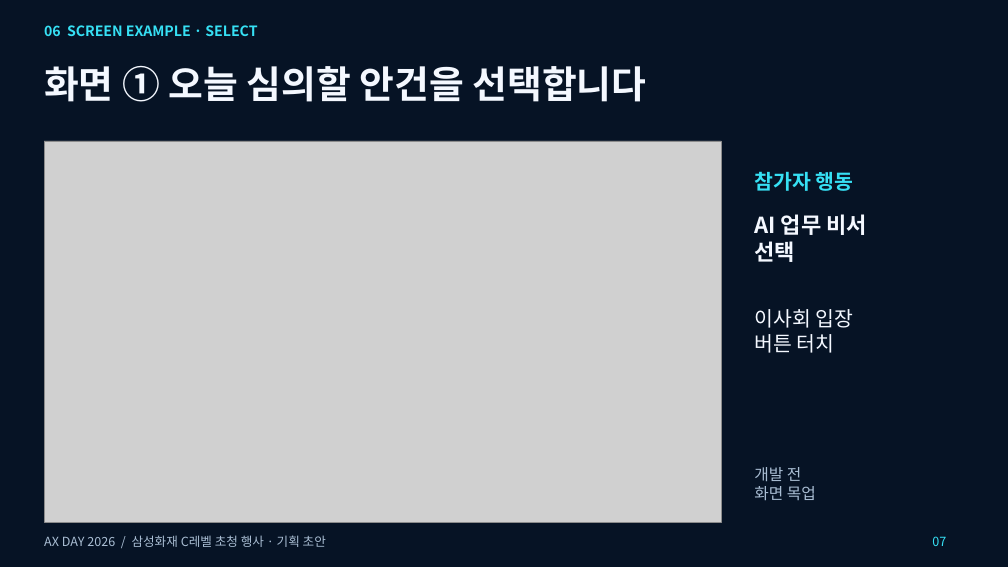
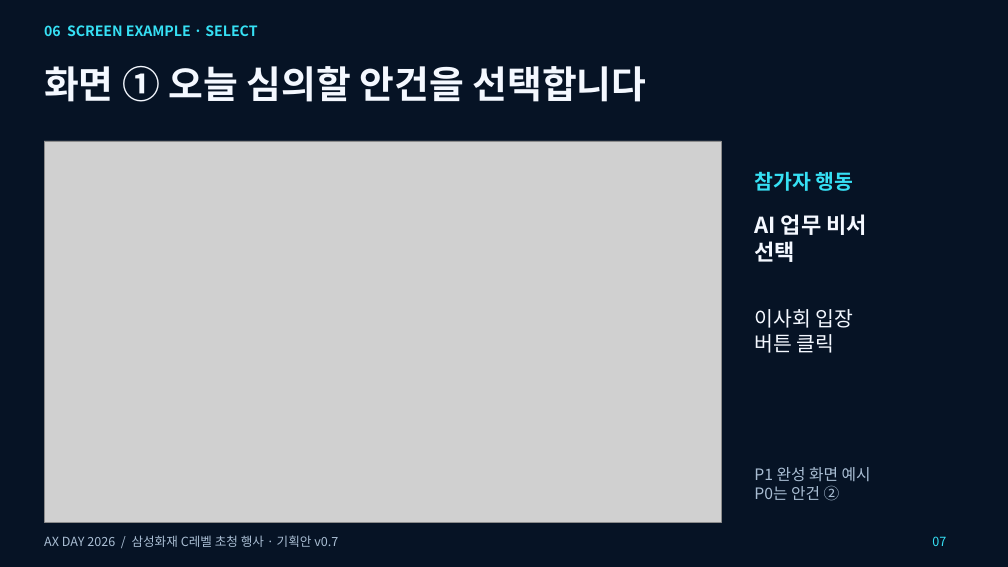
Before and after one commit to hyuny0219/axday_agent, a slide deck: slide 7 of docs/reference/AX_Day_2026_Boardroom_Proposal.pptx. Drawn at 1008x567 pixels with LibreOffice and Linux fonts; fonts in the diff are those of the drawing; grey boxes stand for pictures. Boxes give left, top, right and bottom in pixels: in the first picture for what was removed or moved away, otherwise in the second. Text is boxed around its words. In the diff, an @@ line names an element or a change of style, - is before the commit and + after.

```diff
--- a/docs/reference/AX_Day_2026_Boardroom_Proposal.pptx
+++ b/docs/reference/AX_Day_2026_Boardroom_Proposal.pptx
@@ text at box(754, 334, 835, 353): text changed @@
-버튼 터치
+버튼 클릭
@@ text at box(754, 467, 871, 501): text changed @@
-개발 전
-화면 목업
+P1 완성 화면 예시
+P0는 안건 ②
@@ text at box(44, 535, 338, 547): text changed @@
-AX DAY 2026 / 삼성화재 C레벨 초청 행사 · 기획 초안
+AX DAY 2026 / 삼성화재 C레벨 초청 행사 · 기획안 v0.7
```
Also in this commit, not shown: 15 other slides changed, 2 slides added, 13 other files.
